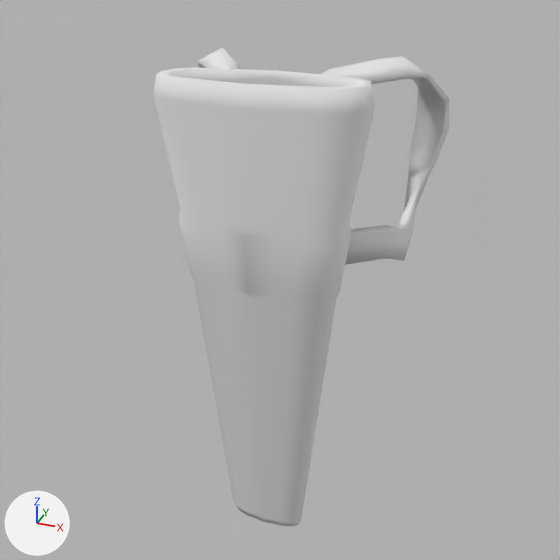
What one commit did to the Blender file BlendFiles/Quiver.blend.
Camera for both pictures: the file's camera 'Camera'. Every picture has the same lights, and +X, +Y and +Z are marked at lower left.
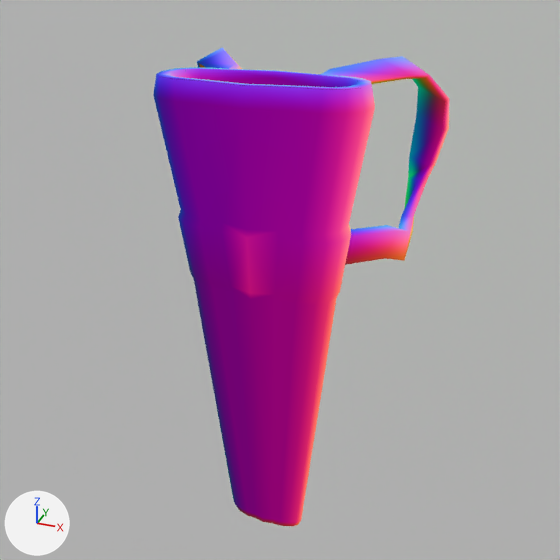
Changed parts and their boxes (x1, y1, x2, y2) in the pictures (560 x 560 px):
```json
{"object": "Cube", "change": "surface changed", "before": [153, 47, 450, 526], "after": [153, 47, 450, 526]}
```

The change, as JSON lines over the scene's bpy script:
```json
{"op": "add", "block": "img_color", "code": ["img_color = load_image('color', '_unpacked/Quiver_n.png', 1024, 1024, 'sRGB')"]}
{"op": "remove", "block": "mat_material", "code": "n0 = _N.new('ShaderNodeOutputMaterial'); n0.name = 'Material Output.001'"}
{"op": "remove", "block": "mat_material", "code": "n1 = _N.new('ShaderNodeBsdfDiffuse'); n1.name = 'Diffuse BSDF'"}
{"op": "remove", "block": "mat_material", "code": "_L.new(n1.outputs[0], n0.inputs[0])  # 'BSDF' to 'Surface'"}
{"op": "add", "block": "mat_material", "code": "n2 = _N.new('ShaderNodeOutputMaterial'); n2.name = 'Material Output'"}
{"op": "add", "block": "mat_material", "code": "n3 = _N.new('ShaderNodeTexImage'); n3.name = 'Image Texture'"}
{"op": "add", "block": "mat_material", "code": "n3.image = img_color"}
{"op": "add", "block": "mat_material", "code": "_L.new(n3.outputs[0], n2.inputs[0])  # 'Color' to 'Surface'"}
```
